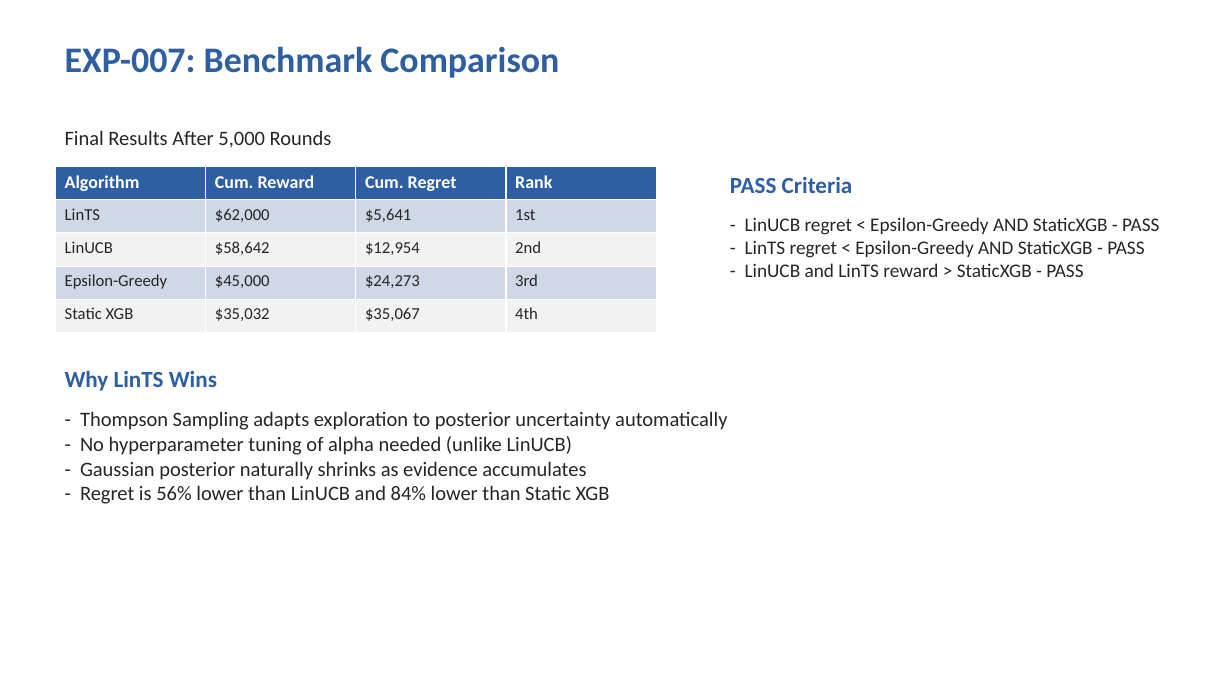
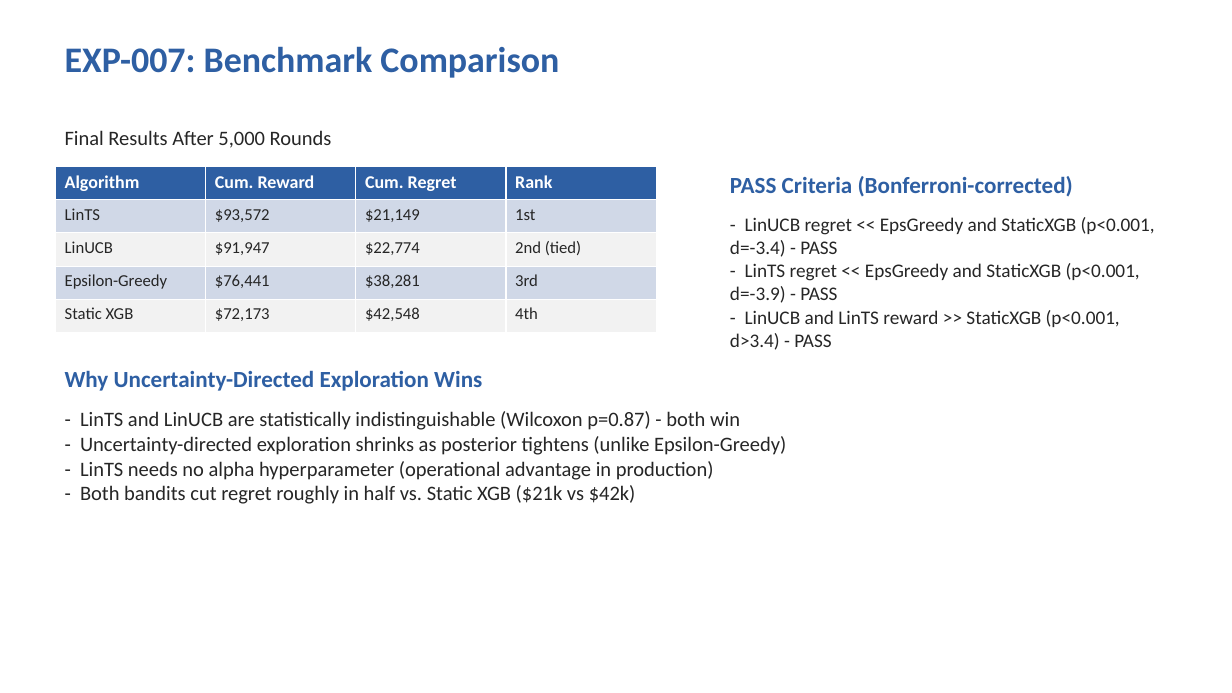
Before and after one commit to PolyTheML/DAC-UW-Thesis, a slide deck: slide 13 of thesis/health_rl/health_rl_defense_presentation.pptx. Drawn at 1232x693 pixels with LibreOffice and Linux fonts; fonts in the diff are those of the drawing. Boxes give left, top, right and bottom in pixels: in the first picture for what was removed or moved away, otherwise in the second. Text is boxed around its words. In the diff, an @@ line names an element or a change of style, - is before the commit and + after.

```diff
--- a/thesis/health_rl/health_rl_defense_presentation.pptx
+++ b/thesis/health_rl/health_rl_defense_presentation.pptx
@@ table at [55, 166, 654, 333] @@
-row 2, column 2: $62,000
+row 2, column 2: $93,572
-row 2, column 3: $5,641
+row 2, column 3: $21,149
-row 3: LinUCB | $58,642 | $12,954 | 2nd
+row 3: LinUCB | $91,947 | $22,774 | 2nd (tied)
-row 4, column 2: $45,000
+row 4, column 2: $76,441
-row 4, column 3: $24,273
+row 4, column 3: $38,281
-row 5, column 2: $35,032
+row 5, column 2: $72,173
-row 5, column 3: $35,067
+row 5, column 3: $42,548
@@ text at [730, 176, 1073, 196]: text changed @@
-PASS Criteria
+PASS Criteria (Bonferroni-corrected)
@@ text at [730, 217, 1155, 350]: text changed @@
-- LinUCB regret < Epsilon-Greedy AND StaticXGB - PASS
-- LinTS regret < Epsilon-Greedy AND StaticXGB - PASS
-- LinUCB and LinTS reward > StaticXGB - PASS
+- LinUCB regret << EpsGreedy and StaticXGB (p<0.001, d=-3.4) - PASS
+- LinTS regret << EpsGreedy and StaticXGB (p<0.001, d=-3.9) - PASS
+- LinUCB and LinTS reward >> StaticXGB (p<0.001, d>3.4) - PASS
@@ text at [65, 370, 482, 391]: text changed @@
-Why LinTS Wins
+Why Uncertainty-Directed Exploration Wins
@@ text at [80, 411, 786, 504]: text changed @@
-- Thompson Sampling adapts exploration to posterior uncertainty automatically
-- No hyperparameter tuning of alpha needed (unlike LinUCB)
-- Gaussian posterior naturally shrinks as evidence accumulates
-- Regret is 56% lower than LinUCB and 84% lower than Static XGB
+- LinTS and LinUCB are statistically indistinguishable (Wilcoxon p=0.87) - both win
+- Uncertainty-directed exploration shrinks as posterior tightens (unlike Epsilon-Greedy)
+- LinTS needs no alpha hyperparameter (operational advantage in production)
+- Both bandits cut regret roughly in half vs. Static XGB ($21k vs $42k)
```
Also in this commit, not shown: 6 other slides changed, 46 other files.
